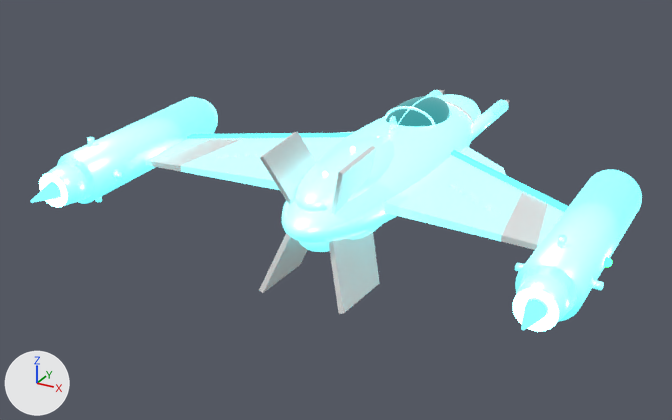
The glTF model ship/uss-thumm.glb as it was, and as the next commit left it.
The view is the same before and after, from a 50 mm lens placed at (6.52, -13.74, 5.62), pointed at (-0.62, -0.77, -0.87). Arrows for +X, +Y and +Z are at lower left; the lights stay in place. The older version comes first. Where no turn or scale is listed for an object, it has been applied to the vertices.
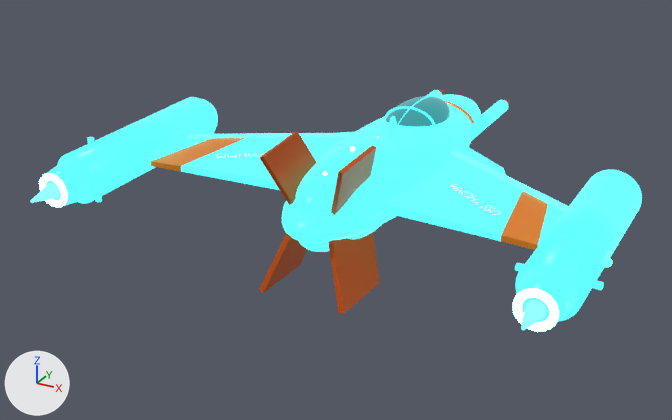
Edits to the bpy script that builds the scene:
```text
Change mat_deepteal:
    mat_deepteal.base_color: (1.0, 1.0, 1.0) -> (0.008, 0.09, 0.11)  # white #ffffff -> dark cyan #16555d
Change mat_hullteal:
    mat_hullteal.base_color: (1.0, 1.0, 1.0) -> (0.012, 0.17, 0.22)  # white #ffffff -> cyan #1d7381
Change mat_burntorange:
    mat_burntorange.base_color: (1.0, 1.0, 1.0) -> (0.75, 0.11, 0.005)  # white #ffffff -> orange #e15d10
Change mat_fireorange:
    mat_fireorange.base_color: (1.0, 1.0, 1.0) -> (1.0, 0.28, 0.02)  # white #ffffff -> orange #ff9027
```

Boxes (x1, y1, x2, y2) around the edits, measured in the pictures (672 x 420 px):
'Fuselage', recoloured: (282, 110, 472, 243) in both
'NacelleR', recoloured: (515, 169, 642, 321) in both
'WingR', recoloured: (383, 155, 522, 241) in both
'NacelleL', recoloured: (57, 97, 216, 204) in both
'WingL', recoloured: (181, 137, 346, 190) in both
'Dorsal', recoloured: (295, 136, 394, 212) in both
'FinBottomR', recoloured (darker): (328, 232, 380, 314) in both
'FinL', recoloured (darker): (260, 132, 317, 205) in both
'NozzleBellR', recoloured: (515, 265, 577, 324) in both
'WingStripeR', recoloured (white to orange): (501, 191, 548, 250) in both
'FinR', recoloured (darker): (331, 145, 376, 215) in both
'NozzleBellL', recoloured: (46, 158, 94, 206) in both
'FinBottomL', recoloured (white to orange): (259, 233, 308, 293) in both
'WingStripeL', recoloured (white to orange): (151, 138, 245, 172) in both
'ProngR', recoloured: (470, 100, 508, 141) in both
'NoseAccent', recoloured: (435, 94, 481, 122) in both
'WingOuterR', recoloured: (538, 204, 564, 246) in both
'WingOuterL', recoloured: (145, 138, 212, 166) in both
'VentralPod', recoloured: (299, 225, 381, 252) in both
'SubWingR', recoloured: (462, 147, 506, 175) in both
'CanopyRailX', recoloured: (385, 106, 436, 126) in both
'RcsR0', recoloured: (557, 235, 567, 248) in both
'RcsR2', recoloured: (591, 280, 604, 290) in both
'BladeAntenna', recoloured: (389, 116, 398, 131) in both
'NoseRing', recoloured: (445, 101, 474, 123) in both
'NacelleCapL', recoloured: (202, 99, 218, 127) in both
'RcsL2', recoloured: (113, 171, 123, 179) in both
'RcsL0', recoloured: (87, 137, 95, 147) in both
'ProngL', recoloured: (426, 90, 442, 96) in both
'CanopyRailC', recoloured: (398, 96, 435, 125) in both
'RcsR3', recoloured: (515, 263, 524, 271) in both
'RcsL1', recoloured: (95, 196, 102, 202) in both
'ProngTipL', recoloured: (439, 90, 445, 95) in both
'SubWingL', recoloured: (340, 132, 354, 133) in both
